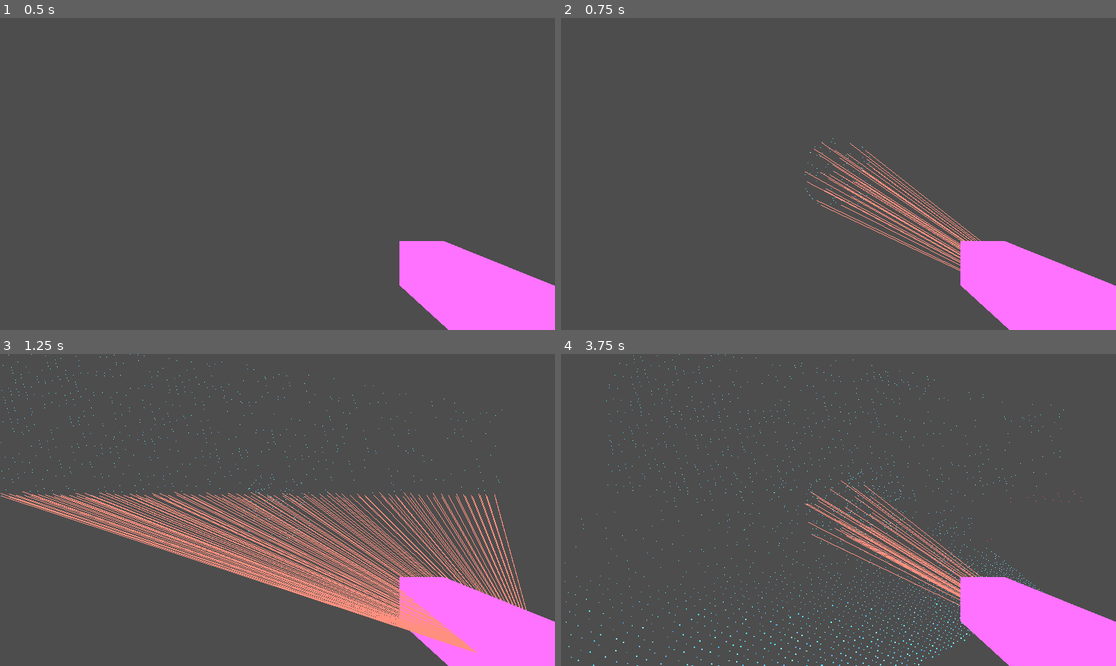
Above: before the commit, frames 1-4 (two rows, left to right).
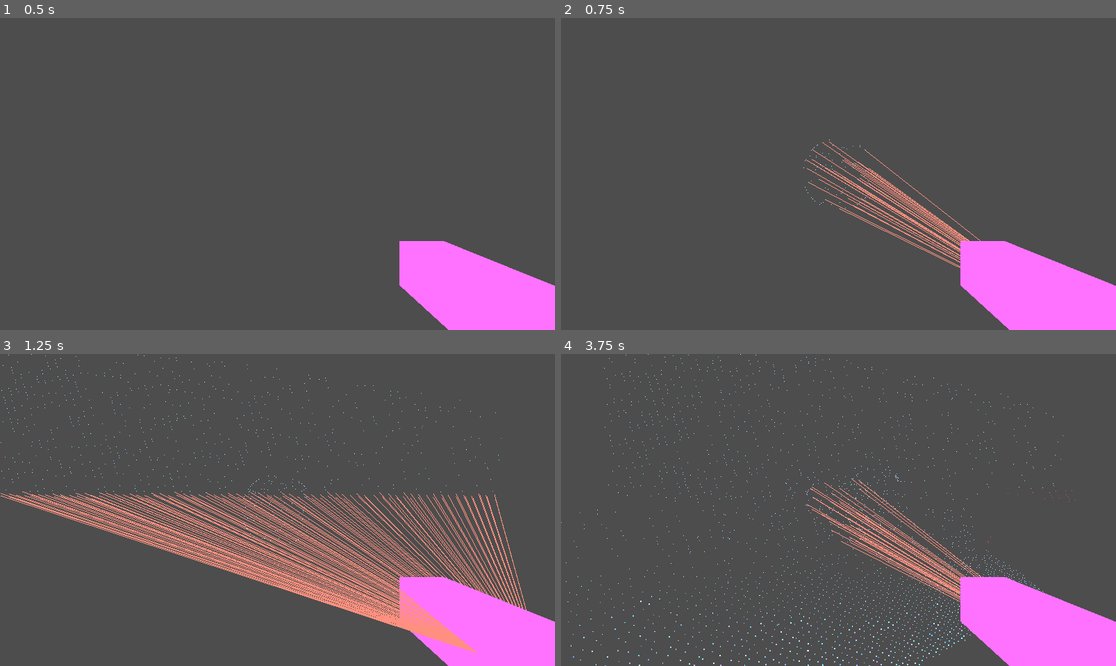
Above: after the commit, the same moments.

Repository: sayzal/Godot-LIDAR
Game: Godot game, scene res://lidar_test2.tscn
Two runs of this game, one before a commit and one after it. Both use one fixed random seed, a clock stepped at 60 frames per second and the inputs below.
Inputs (mouse positions are in pixels of both pictures, inside the frame that each line leads up to):
- Up to frame 1 (0.5 s): no input
- Up to frame 2 (0.75 s): tap Enter at 0.5 s; move the mouse to (866, 174) at 0.52 s; press the mouse at (866, 174) at 0.53 s
- Up to frame 3 (1.25 s): tap Space (jump) at 0.77 s; right-click (305, 510) at 0.8 s
- Up to frame 4 (3.75 s): move the mouse to (810, 510) at 1.27 s; release the mouse at (810, 510) at 1.28 s; right-click (810, 510) at 1.35 s; tap Space (jump) at 1.52, 3.02 s; tap A (move_l) at 1.55 s; move the mouse to (849, 503) at 2.02 s; hold A (move_l) 2.03-2.78 s; tap D (move_r) at 2.3, 2.85 s; move the mouse to (832, 516) at 2.77 s; click (832, 516) at 3.05 s; move the mouse to (877, 513) at 3.52 s; press the mouse at (877, 513) at 3.53 s

Frame 1 is identical in both runs. In frame 2, 1.9% of the frame differs, in the area x 43-75%, y 38-82%; in frame 3, 1.7%; in frame 4, 3.4%, in the area x 0-94%, y 0-100%.

Commit message:
Remove warnings + GDScript func/ref naming

Diff:
--- a/PlayerLidar.gd
+++ b/PlayerLidar.gd
@@ -26,17 +26,17 @@
 
 var max_random_rotation = 10
 var scanning = false
-var LIDARSize = 10000
-var MaxPoints = LIDARSize * 100
+var lidar_size = 10000
+var max_points = lidar_size * 100
 @export var LIDARMeshScene : PackedScene
-@onready var LIDARContainer = $LIDARContainer
-var currentPoint = 0
+@onready var lidar_container = $LIDARContainer
+var current_point = 0
 var PointPerSecond = 2000
-@onready var LidarRay = $Head/LidarRay
-@export var EnemyColor : Color
-@export var PointColor : Color
-var fullScanSize = 1000
-var fullScanProgress = 0
+@onready var lidar_ray = $Head/LidarRay
+@export var enemy_color : Color
+@export var point_color : Color
+var full_scan_size = 1000
+var full_scan_progress = 0
 
 func _ready():
 	Input.mouse_mode = Input.MOUSE_MODE_CAPTURED
@@ -63,7 +63,7 @@
 	Lines.rotation = -Hand.rotation
 
 	if (Input.is_action_just_pressed("restart")):
-		RemoveLIDARMeshes()
+		remove_lidar_meshes()
 		pass
 
 	if (Input.is_action_just_pressed("toggle_camera")):
@@ -92,7 +92,7 @@
 		acceleration = floor_acceleration
 		gravity_vector = velocity
 
-	var direction_not_rotated = Vector3(Input.get_action_strength("move_r") - Input.get_action_strength("move_l"),
+	var _direction_not_rotated = Vector3(Input.get_action_strength("move_r") - Input.get_action_strength("move_l"),
 	0, Input.get_action_strength("move_fw") - Input.get_action_strength("move_bw"))
 
 	var dir_node = self
@@ -113,7 +113,7 @@
 
 	var acutalSepeed
 	if (scanning):
-		acutalSepeed = move_speed / 3
+		acutalSepeed = move_speed / 3.0
 	else:
 		acutalSepeed = move_speed
 
@@ -150,25 +150,25 @@
 
 #LIDAR Part (Player.LIDAR.cs)
 
-func CreateLIDARMesh() -> MultiMeshInstance3D:
+func create_lidar_mesh() -> MultiMeshInstance3D:
 	var mesh = LIDARMeshScene.instantiate() as MultiMeshInstance3D
 
 	mesh.multimesh = mesh.multimesh.duplicate() as MultiMesh
-	mesh.multimesh.instance_count = LIDARSize
+	mesh.multimesh.instance_count = lidar_size
 	mesh.multimesh.visible_instance_count = 0
 
-	LIDARContainer.add_child(mesh)
+	lidar_container.add_child(mesh)
 	mesh.set_as_top_level(true)
 	mesh.global_transform = Transform3D()
 
 	return mesh
 
-func RemoveLIDARMeshes():
-	currentPoint = 0
-	for m in LIDARContainer.get_children():
+func remove_lidar_meshes():
+	current_point = 0
+	for m in lidar_container.get_children():
 		m.queue_free()
 
-func CircleScan(delta):
+func circle_scan(delta):
 	if (scanning): return
 
 	var ps = int(ceil(PointPerSecond * delta))
@@ -180,21 +180,21 @@
 
 		rv *= max_random_rotation;
 
-		LidarRay.rotation_degrees = Vector3(rv.x, rv.y, 0);
-
-		var start = LidarRay.global_transform.origin;
-		var end = start + (-LidarRay.global_transform.basis.z * 200);
+		lidar_ray.rotation_degrees = Vector3(rv.x, rv.y, 0);
+
+		var start = lidar_ray.global_transform.origin;
+		var end = start + (-lidar_ray.global_transform.basis.z * 200);
 
 		PutPoint(start, end);
 
 func PutPoint(start, end):
-	var spaceState = get_world_3d().direct_space_state
+	var space_state = get_world_3d().direct_space_state
 	var params = PhysicsRayQueryParameters3D.new()
 	params.from = start
 	params.to = end
 	params.exclude = []
 	params.collision_mask = 1
-	var col = spaceState.intersect_ray(params)
+	var col = space_state.intersect_ray(params)
 
 	if (col != null and col.size() > 0):
 		var hit = Vector3(col.position)
@@ -210,40 +210,40 @@
 
 		var trans = Transform3D(Basis.IDENTITY, hit)
 
-		var isEnemy = body.is_in_group("Enemy")
+		var is_enemy = body.is_in_group("Enemy")
 
 		var clr
-		if (isEnemy):
-			clr = EnemyColor
+		if (is_enemy):
+			clr = enemy_color
 		else:
-			clr = PointColor
-		var maxOffset = 0.2
+			clr = point_color
+		var max_offset = 0.2
 
 		clr += Color(
-			float(remap(randf_range(0, 1), 0, 1, -maxOffset, maxOffset)),
-			float(remap(randf_range(0, 1), 0, 1, -maxOffset, maxOffset)),
-			float(remap(randf_range(0, 1), 0, 1, -maxOffset, maxOffset))
+			float(remap(randf_range(0, 1), 0, 1, -max_offset, max_offset)),
+			float(remap(randf_range(0, 1), 0, 1, -max_offset, max_offset)),
+			float(remap(randf_range(0, 1), 0, 1, -max_offset, max_offset))
 			)
 
-		setPoint(currentPoint, trans, clr);
-
-		currentPoint = currentPoint + 1
-		if (currentPoint == MaxPoints): currentPoint = 0
-
-func FullScan():
+		set_point(current_point, trans, clr);
+
+		current_point = current_point + 1
+		if (current_point == max_points): current_point = 0
+
+func full_scan():
 	if (scanning): return
 	scanning = true
 
-func setPoint(idx, trans, col):
-	var meshid = idx / LIDARSize;
-
-	var childcount = LIDARContainer.get_child_count();
+func set_point(idx, trans, col):
+	var meshid = idx / lidar_size;
+
+	var childcount = lidar_container.get_child_count();
 	if (meshid >= childcount):
-		CreateLIDARMesh();
-
-	var mesh = (LIDARContainer.get_child(meshid) as MultiMeshInstance3D).multimesh;
-
-	var pointid = idx % LIDARSize;
+		create_lidar_mesh();
+
+	var mesh = (lidar_container.get_child(meshid) as MultiMeshInstance3D).multimesh;
+
+	var pointid = idx % lidar_size;
 	mesh.visible_instance_count = max(mesh.visible_instance_count, pointid + 1);
 	mesh.set_instance_transform(pointid, trans);
 	mesh.set_instance_color(pointid, col);
@@ -253,20 +253,20 @@
 	#Lines.get_mesh().surface_begin(Mesh.PRIMITIVE_LINES)
 	if (!scanning):
 		if (Input.is_action_pressed("attack1")):
-			CircleScan(delta)
+			circle_scan(delta)
 		if (Input.is_action_just_pressed("attack2")):
-			FullScan()
+			full_scan()
 	else:
 		var pointcount = int(ceil(PointPerSecond * delta))
 		pointcount *= 4
 
 		for i in pointcount:
-			var y = (fullScanProgress + i) / fullScanSize
-			var x = (fullScanProgress + i) % fullScanSize
+			var y = (full_scan_progress + i) / float(full_scan_size)
+			var x = (full_scan_progress + i) % full_scan_size
 
 			var screenpos = Vector2(
-				x / float(fullScanSize),
-				y / float(fullScanSize))
+				x / float(full_scan_size),
+				y / float(full_scan_size))
 			screenpos *= Vector2(get_tree().root.size)
 			screenpos += Vector2(remap(randf_range(0, 1.0) , 0, 1, -2, 2), remap(randf_range(0, 1.0) , 0, 1, -2, 2))
 
@@ -275,8 +275,8 @@
 
 			PutPoint(start, end)
 
-			fullScanProgress += pointcount
-			if (fullScanProgress >= fullScanSize * fullScanSize):
-				fullScanProgress = 0
+			full_scan_progress += pointcount
+			if (full_scan_progress >= full_scan_size * full_scan_size):
+				full_scan_progress = 0
 				scanning = false
 		#Lines.get_mesh().surface_end()
--- a/lidar_test.tscn
+++ b/lidar_test.tscn
@@ -25,8 +25,8 @@
 [node name="Player" parent="." instance=ExtResource("1_p1fcg")]
 script = ExtResource("2_kqt2i")
 LIDARMeshScene = ExtResource("3_i2551")
-EnemyColor = Color(0.847059, 0, 0, 1)
-PointColor = Color(0.760784, 0.372549, 1, 1)
+enemy_color = Color(0.635294, 0.129412, 0.203922, 1)
+point_color = Color(0, 0.847059, 0, 1)
 
 [node name="MeshInstance3D" type="MeshInstance3D" parent="."]
 transform = Transform3D(163.746, 0, 0, 0, 163.746, 0, 0, 0, 163.746, 0, -3.83582, 0)
--- a/lidar_test2.tscn
+++ b/lidar_test2.tscn
@@ -60,8 +60,8 @@
 transform = Transform3D(1, 0, 0, 0, 1, 0, 0, 0, 1, 3.75705, 1.84395, 1.06128)
 script = ExtResource("2_xoda7")
 LIDARMeshScene = ExtResource("3_j1o0e")
-EnemyColor = Color(1, 0, 0, 1)
-PointColor = Color(0.0941176, 0.54902, 0.807843, 1)
+enemy_color = Color(0.541176, 0, 0, 1)
+point_color = Color(0.317647, 0.52549, 0.992157, 1)
 
 [node name="MeshInstance3D4" type="MeshInstance3D" parent="."]
 transform = Transform3D(6.00277, 0, 0, 0, 6.13749, 0, 0, 0, 8.28648, -10.9186, 6.49468, -1.35016)
